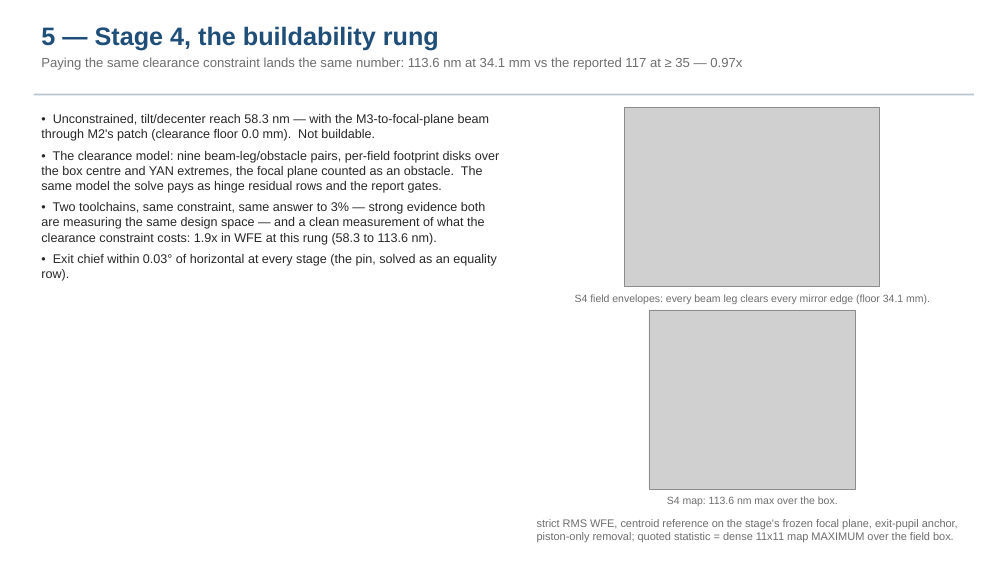
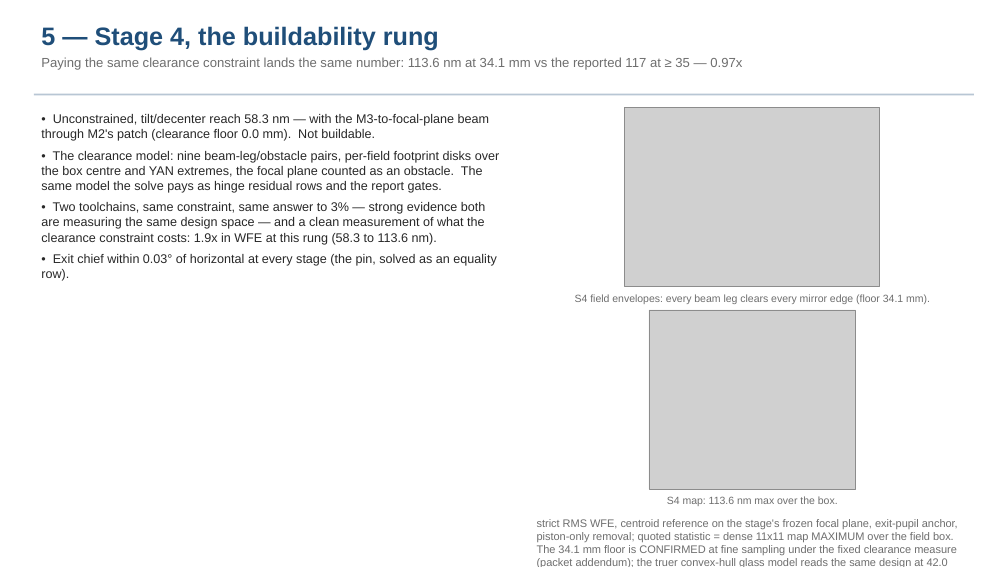
Before and after one commit to nasa-jpl/MACOS_resources, a slide deck: slide 6 of mmacos/challenges/rodgers3/deck_rodgers3.pptx. Drawn at 1008x567 pixels with LibreOffice and Linux fonts; fonts in the diff are those of the drawing; grey boxes stand for pictures. Boxes give left, top, right and bottom in pixels: in the first picture for what was removed or moved away, otherwise in the second. Text is boxed around its words. In the diff, an @@ line names an element or a change of style, - is before the commit and + after.

```diff
--- a/mmacos/challenges/rodgers3/deck_rodgers3.pptx
+++ b/mmacos/challenges/rodgers3/deck_rodgers3.pptx
@@ text at [537, 519, 958, 567]: text changed @@
-strict RMS WFE, centroid reference on the stage's frozen focal plane, exit-pupil anchor, piston-only removal; quoted statistic = dense 11x11 map MAXIMUM over the field box.
+strict RMS WFE, centroid reference on the stage's frozen focal plane, exit-pupil anchor, piston-only removal; quoted statistic = dense 11x11 map MAXIMUM over the field box. The 34.1 mm floor is CONFIRMED at fine sampling under the fixed clearance measure (packet addendum); the truer convex-hull glass model reads the same design at 42.0 mm — comfortably inside the stated 35.
```
Also in this commit, not shown: 2 other slides changed, 8 other files.
